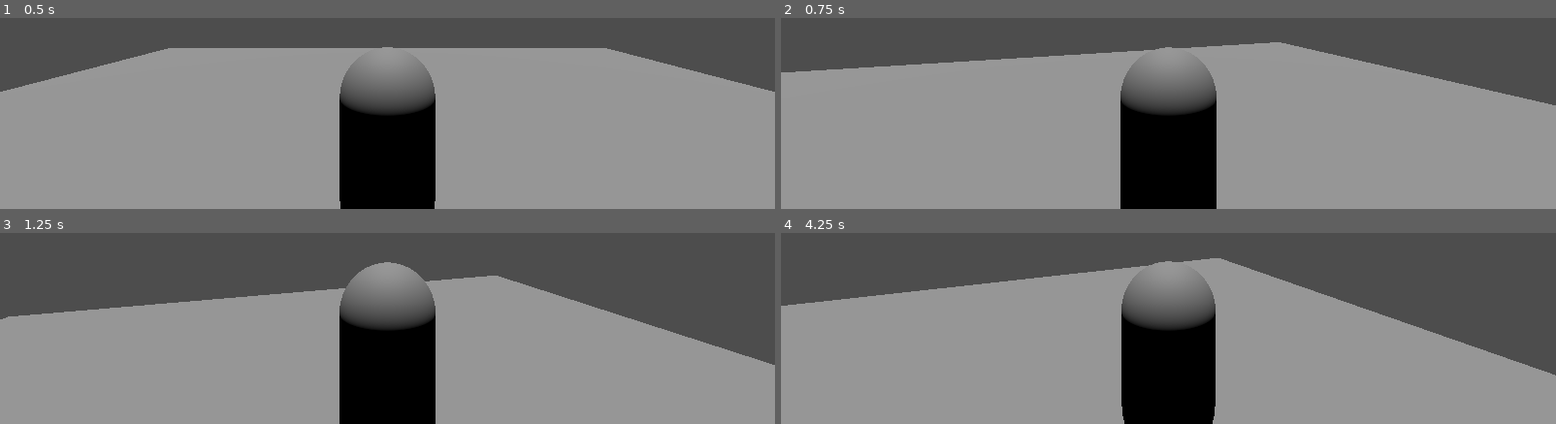
Above: before the commit, frames 1-4 (two rows, left to right).
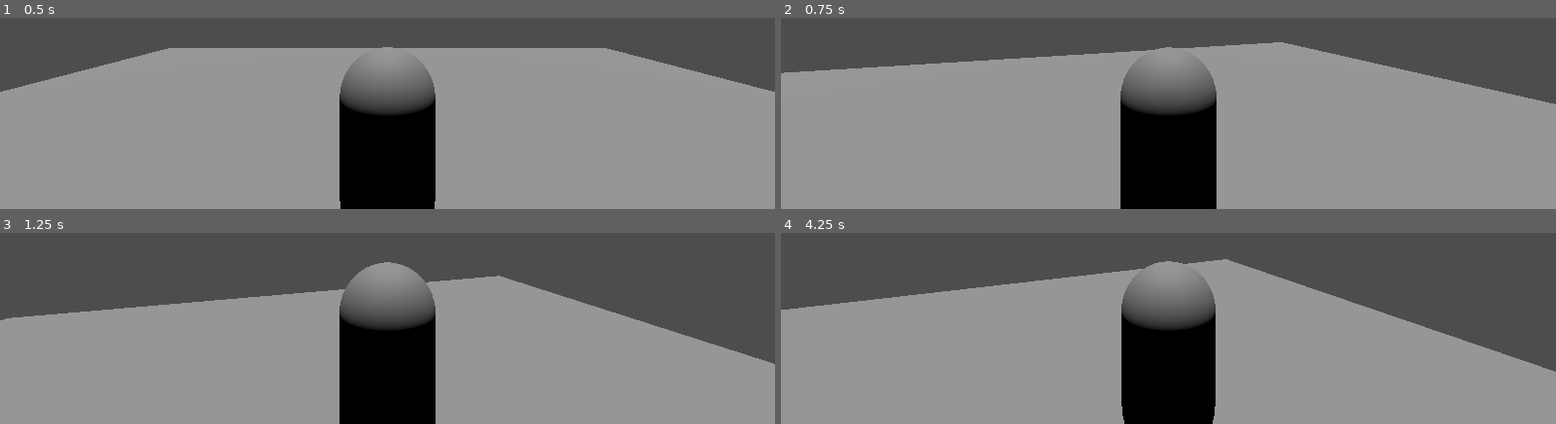
Above: after the commit, the same moments.

Repository: DAGimenez/VueltaAcasa
Game: Godot game, scene res://Escenas/piso.tscn
Same seed, same stepped clock (60 frames per second), same inputs: the game is played once before the commit and once after it. The project has no main scene, so this scene is started directly.
Inputs (mouse positions are in pixels of both pictures, inside the frame that each line leads up to):
- Up to frame 1 (0.5 s): no input
- Up to frame 2 (0.75 s): move the mouse to (outside the picture) at 0.52 s; tap D (D) at 0.6 s
- Up to frame 3 (1.25 s): tap Space (Salto) at 0.77 s; tap S (S) at 0.8 s
- Up to frame 4 (4.25 s): move the mouse to (outside the picture) at 1.27 s; tap S (S) at 1.35, 3.05 s; tap Space (Salto) at 1.52, 2.75, 3.02, 3.77 s; tap Shift (Sprint) at 1.55 s; tap Enter at 2 s; move the mouse to (outside the picture) at 2.02 s; hold Shift (Sprint) 2.03-2.78 s; tap D (D) at 2.3, 3.6 s; move the mouse to (outside the picture) at 2.77 s; tap A (A) at 2.85 s; move the mouse to (outside the picture) at 3.52 s; hold Shift (Sprint) from 3.53 s (still down)

Frame 1 is identical in both runs. In frame 2, 0.2% of the frame differs, in the area x 0-100%, y 12-46%; in frame 3, 0.5%; in frame 4, 1.4%, in the area x 0-100%, y 13-75%.

Commit message:
Update_Stamina_V2

Diff:
--- a/Escenas/piso.tscn
+++ b/Escenas/piso.tscn
@@ -18,6 +18,8 @@
 
 [node name="Player2" parent="." unique_id=375130067 instance=ExtResource("1_ukljh")]
 transform = Transform3D(1, 0, 0, 0, 1, 0, 0, 0, 1, 0, 1.6589627, 0)
+SPEED = 3.0
+SPRINT = 7.0
 
 [node name="DirectionalLight3D" type="DirectionalLight3D" parent="." unique_id=933642872]
 transform = Transform3D(1, 0, 0, 0, -4.371139e-08, 1, 0, -1, -4.371139e-08, 0, 17.914661, 0)
--- a/player_2.gd
+++ b/player_2.gd
@@ -3,13 +3,16 @@
 @onready var pivot: Node3D = $Pivot
 
 @export var SPEED = 5.0
-@export var SPRINT = 10.0
+@export var SPRINT = 8.0
 @export var JUMP_VELOCITY = 4.5
 @export var mouse_sensivility := 0.005
 
-var stamina := 100.0
+var stamina := 200.0
 var sprinting : bool = false
 var pitch := 0.0
+var Min_Sprinting := 175.0
+var recovery := 100.0
+var decrement := 50.0
 
 func _ready() -> void:
 	Input.mouse_mode = Input.MOUSE_MODE_CAPTURED
@@ -34,31 +37,43 @@
 	if Input.is_action_just_pressed("Salto") and is_on_floor():
 		velocity.y = JUMP_VELOCITY
 
+func actualizar_stamina():
+	if stamina >= 133.34:
+		SPRINT = 8.0
+	elif stamina < 66.68:
+		SPRINT = 4.0
+	else:
+		SPRINT = 6.0
+
+	print("mi velocidad es: ", SPRINT, " y mi estamina es de: " , stamina)
+
+
 func _movimiento(delta : float):
-	if Input.is_action_pressed("Sprint") and stamina > 0:
+	if Input.is_action_pressed("Sprint") and stamina >= Min_Sprinting:
 		sprinting = true
-		stamina -= stamina * delta
-		stamina = clamp(stamina, 0, 100)
 
-	else:
-
+	elif Input.is_action_just_released("Sprint") or stamina <= 0:
 		sprinting = false
-		stamina += stamina * delta
-		stamina = clamp(stamina, 0, 100)
 
 	var input_dir := Input.get_vector("A", "D", "W", "S")
 	var direction := (transform.basis * Vector3(input_dir.x, 0, input_dir.y)).normalized()
 
-	if direction and sprinting:
-		velocity.x = direction.x * SPRINT
-		velocity.z = direction.z * SPRINT
-
-	elif direction:
-		velocity.x = direction.x * SPEED
-		velocity.z = direction.z * SPEED
+	if direction:
+		if sprinting:
+			velocity.x = direction.x * SPRINT
+			velocity.z = direction.z * SPRINT
+			stamina -= recovery * delta
+			stamina = clamp(stamina, 0, 200)
+		else:
+			stamina += decrement * delta
+			velocity.x = direction.x * SPEED
+			velocity.z = direction.z * SPEED
+			stamina = clamp(stamina, 0, 200)
 	else:
+		stamina += decrement * delta
 		velocity.x = move_toward(velocity.x, 0, SPEED)
 		velocity.z = move_toward(velocity.z, 0, SPEED)
+		stamina = clamp(stamina, 0, 200)
 
 	move_and_slide()
 
@@ -66,3 +81,4 @@
 func _physics_process(delta: float) -> void:
 	_movimiento(delta)
 	_salto(delta)
+	actualizar_stamina()
